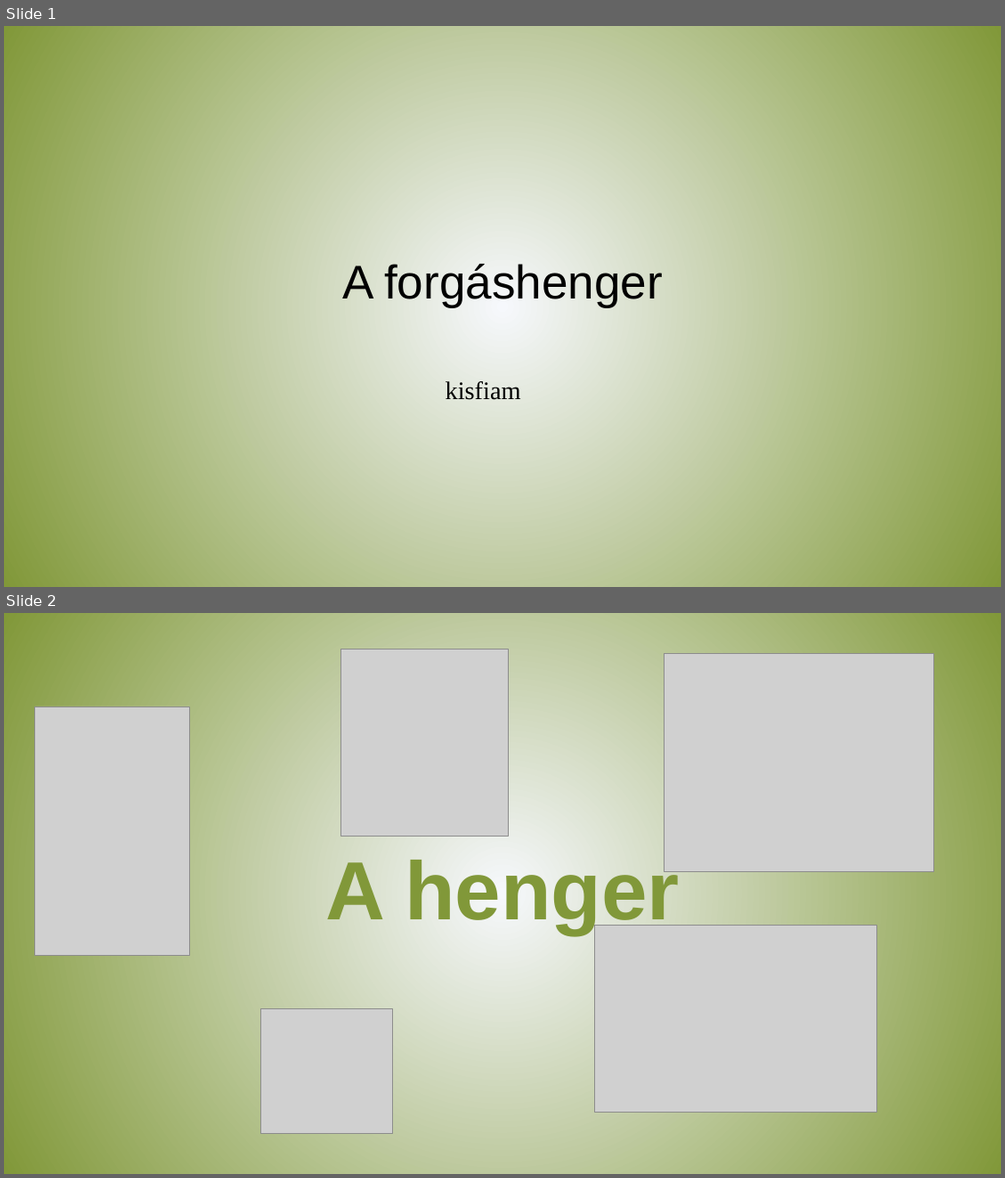
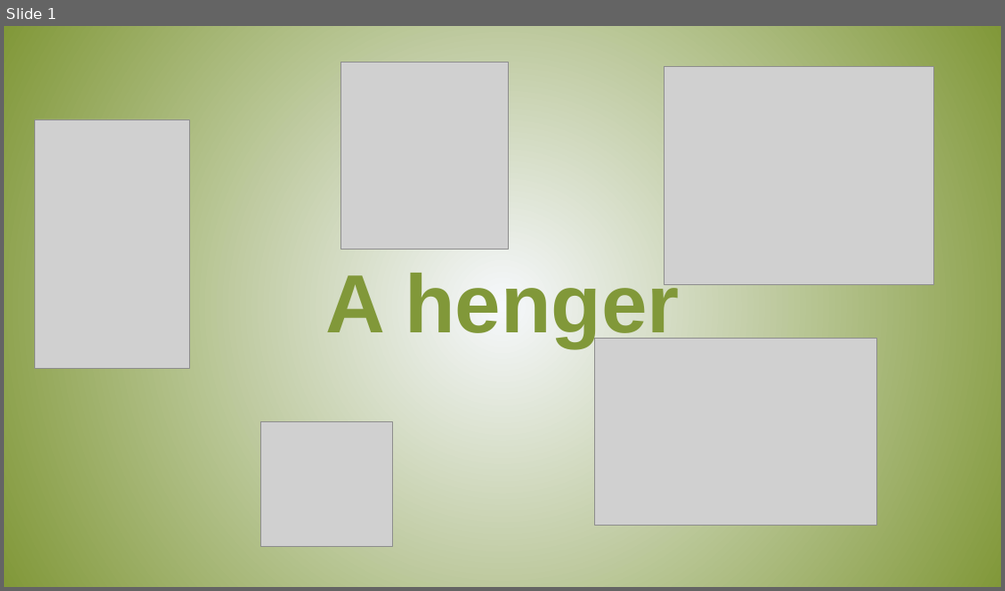
Before and after one commit to koblosistvan/fakt2023, a slide deck: Kadarkuti_Marton/_ERETTSEGI_GYAKR/23maj22info/henger.pptx. Shown one above the other, each under a label of ours: slides 1 and 2 before the commit, slide 1 after it. The pictures are 1005x1178 and 1005x591 pixels, drawn with LibreOffice and Linux fonts; fonts in the diff are those of the drawing; grey boxes stand for pictures. Boxes give left, top, right and bottom in pixels: in the first picture for what was removed or moved away, otherwise in the second. Text is boxed around its words. In the diff, an @@ line names an element or a change of style, - is before the commit and + after.

```diff
--- a/Kadarkuti_Marton/_ERETTSEGI_GYAKR/23maj22info/henger.pptx
+++ b/Kadarkuti_Marton/_ERETTSEGI_GYAKR/23maj22info/henger.pptx
@@ slide 1 removed at box(4, 26, 1001, 587), background gradient #F6F8FC to #819839 @@
@@ title removed at box(342, 264, 663, 307) @@
-A forgáshenger
@@ text removed at box(445, 381, 521, 400) @@
-kisfiam
@@ what was slide 2 is now slide 1 @@
```
Also in this commit, not shown: 1 slide changed, 1 slide added, 3 other files.
